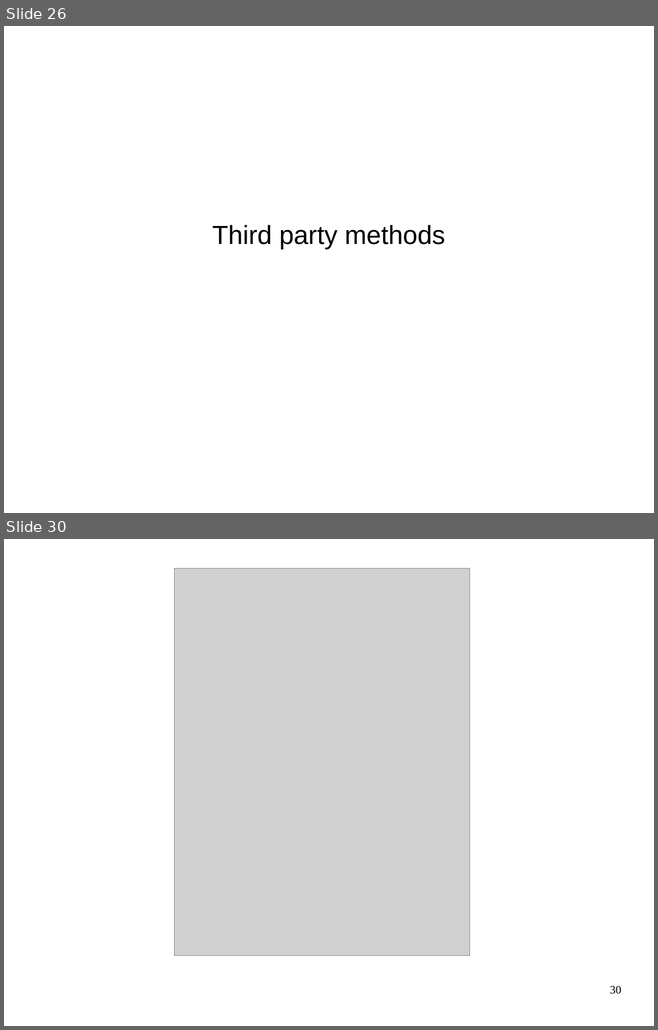
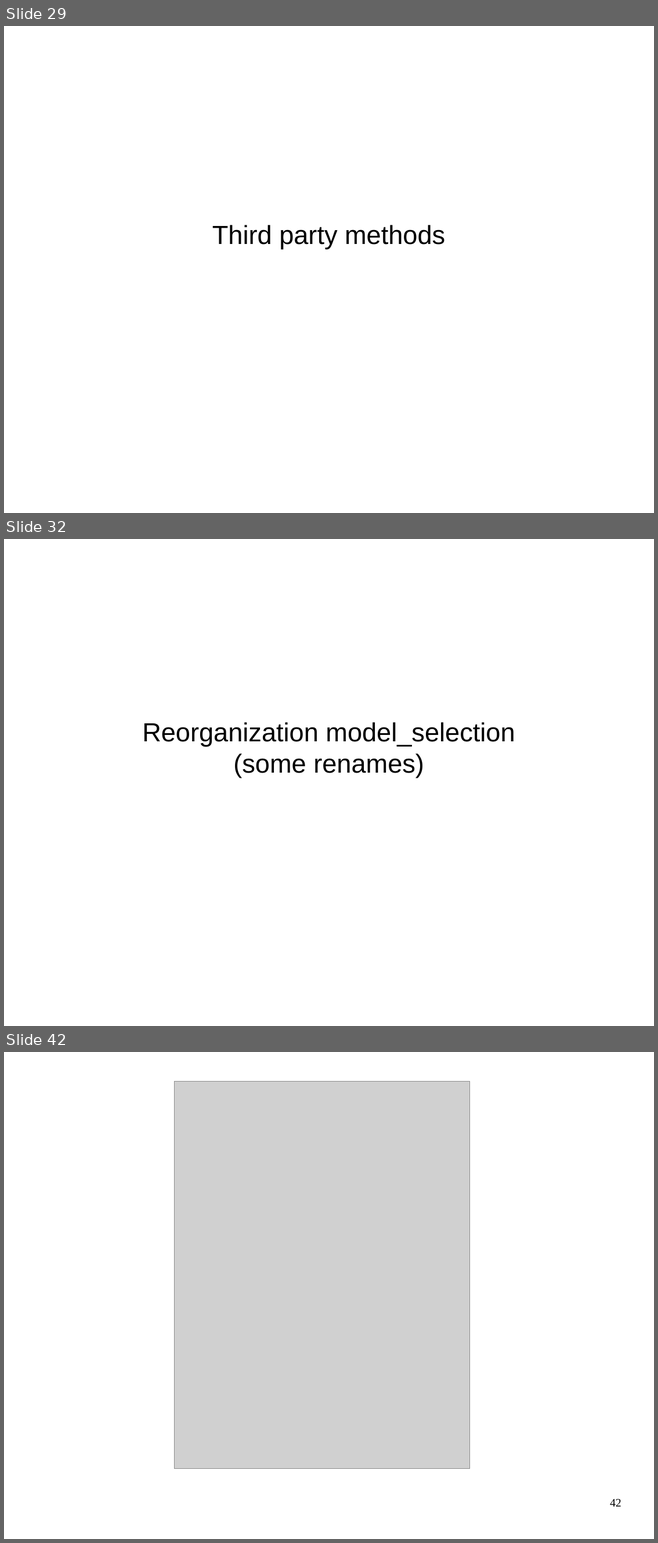
Before and after one commit to amueller/talks_odt, a slide deck: pycon_india_keynote.odp. Shown one above the other, each under a label of ours: slides 26 and 30 before the commit, slides 29, 32 and 42 after it; the slides between them are not shown. The pictures are 658x1030 and 658x1543 pixels, drawn with LibreOffice and Linux fonts; fonts in the diff are those of the drawing; grey boxes stand for pictures. Boxes give left, top, right and bottom in pixels: in the first picture for what was removed or moved away, otherwise in the second. Text is boxed around its words. In the diff, an @@ line names an element or a change of style, - is before the commit and + after.

```diff
--- a/pycon_india_keynote.odp
+++ b/pycon_india_keynote.odp
@@ slide 32 added at (x1=4, y1=539, x2=654, y2=1026), background #FFFFFF @@
@@ subtitle added at (x1=142, y1=722, x2=514, y2=778), 32 pt, text #000000 @@
+Reorganization model_selection
+(some renames)
@@ what was slide 26 is now slide 29 @@
@@ what was slide 30 is now slide 42 @@
@@ page number at (x1=610, y1=1499, x2=621, y2=1507): text changed @@
-30
+42
```
Also in this commit, not shown: 5 slides changed, 16 other slides added, 10 slides removed.
